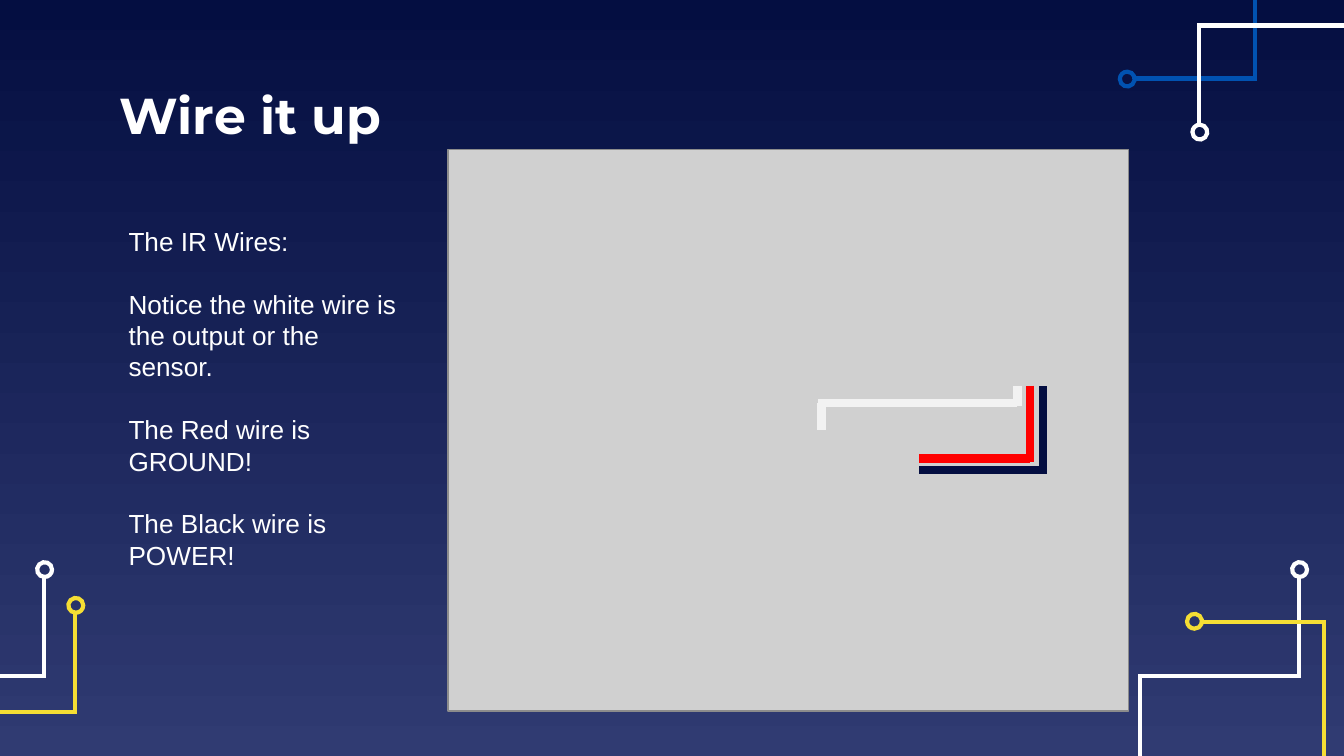
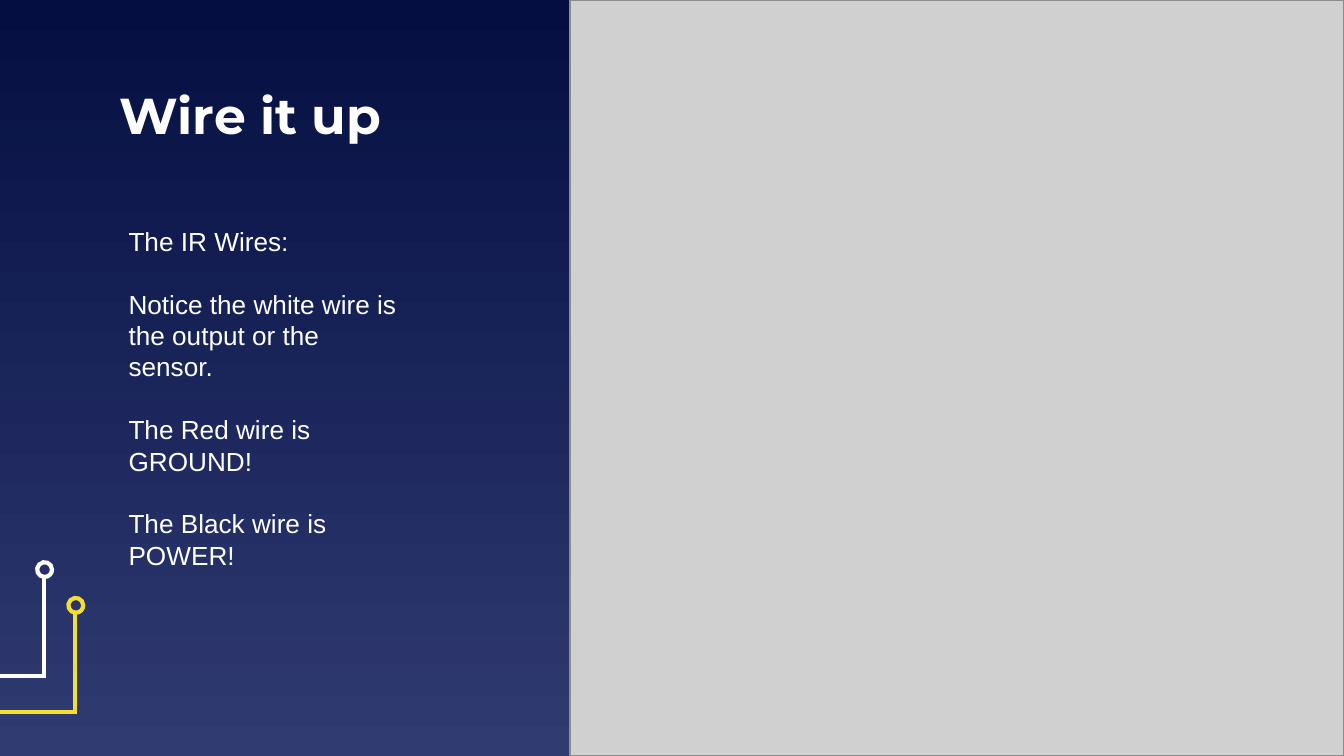
Before and after one commit to EELabMan/Arduino-5-shift-registers, a slide deck: slide 12 of Arduino Workshop 5 Shift Registers.pptx. Drawn at 1344x756 pixels with LibreOffice and Linux fonts; fonts in the diff are those of the drawing; grey boxes stand for pictures. Boxes give left, top, right and bottom in pixels: in the first picture for what was removed or moved away, otherwise in the second. Text is boxed around its words. In the diff, an @@ line names an element or a change of style, - is before the commit and + after.

```diff
--- a/Arduino Workshop 5 Shift Registers.pptx
+++ b/Arduino Workshop 5 Shift Registers.pptx
@@ picture added at (x1=570, y1=0, x2=1344, y2=755) @@
@@ freeform shape removed at (x1=1120, y1=71, x2=1137, y2=89) @@
@@ picture removed at (x1=448, y1=149, x2=1129, y2=711) @@
@@ freeform shape removed at (x1=1192, y1=125, x2=1210, y2=142) @@
@@ line removed from (1017, 386) to (1017, 406) @@
@@ line removed from (1030, 386) to (1030, 461) @@
@@ line removed from (1043, 386) to (1043, 473) @@
@@ line removed from (1017, 403) to (817, 403) @@
@@ line removed from (821, 403) to (821, 430) @@
@@ line removed from (919, 458) to (1030, 458) @@
@@ line removed from (919, 470) to (1039, 470) @@
@@ freeform shape removed at (x1=1290, y1=559, x2=1308, y2=577) @@
@@ freeform shape removed at (x1=1187, y1=612, x2=1204, y2=629) @@
```
Also in this commit, not shown: 6 other slides changed, 1 other file.
